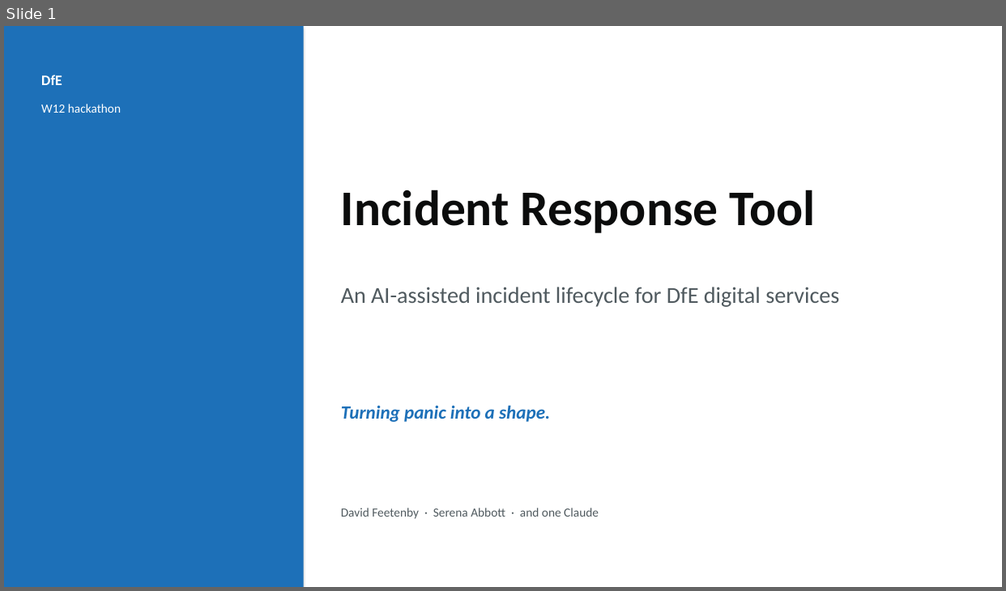
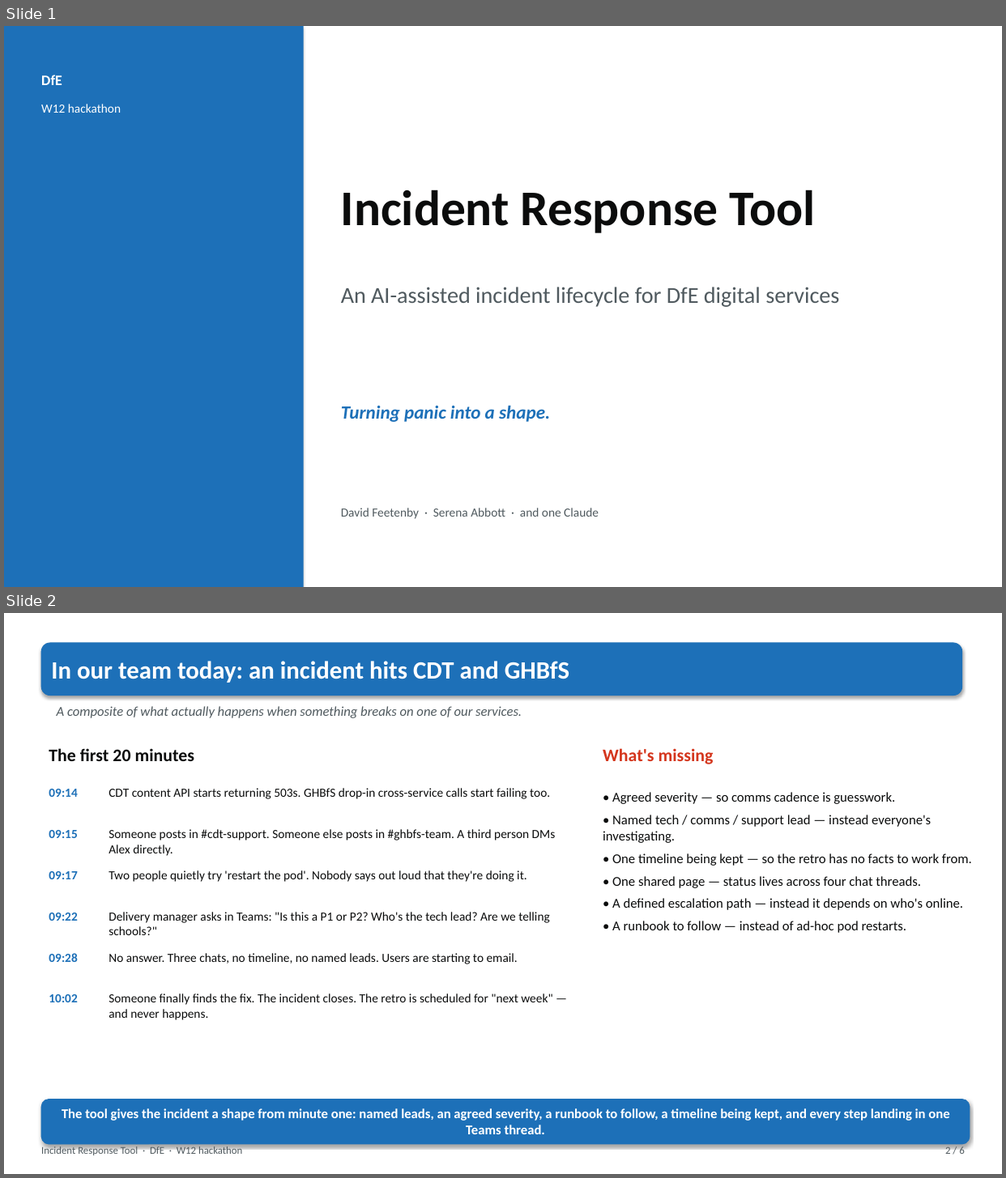
Before and after one commit to DFE-Digital/incident-response-tool, a slide deck: docs/incident-response-tool.pptx. Shown one above the other, each under a label of ours: slide 1 before the commit, slides 1 and 2 after it. The pictures are 1006x591 and 1006x1178 pixels, drawn with LibreOffice and Linux fonts; fonts in the diff are those of the drawing. Boxes give left, top, right and bottom in pixels: in the first picture for what was removed or moved away, otherwise in the second. Text is boxed around its words. In the diff, an @@ line names an element or a change of style, - is before the commit and + after.

Commit message:
Deck: CDT/GHBfS scenario intro, end on next steps, fold in manual edits
Slide 2 rewritten as a concrete "in our team today" scenario grounded
in CDT and GHBfS. Left column is a minute-by-minute timeline of what
actually happens when something breaks:

  09:14 CDT content API 503s → GHBfS cross-service calls also failing
  09:15 Chatter opens in three places
  09:17 Two people quietly try 'restart the pod'
  09:22 Delivery manager asks: P1 or P2? Who's tech lead?
  09:28 No answer. Three chats, no timeline, no named leads.
  10:02 Fix found. Retro scheduled "next week" — never happens.

Right column: what's missing (agreed severity, named leads, one
timeline, one shared page, defined escalation, a runbook to follow).
Bottom banner: the tool gives the incident a shape from minute one.

Slides 5 and 6 swapped so the deck ends on the forward-looking
"What we'd do next" rather than "What shipped".

Folded in manual edits from incident-response-tool (1).pptx so
build_deck.py is once again the single source of truth:
- Removed the "Threaded Teams replies via Graph API" bullet.
- Reworded "Slack integration mirroring the Teams path…" to a
  general "More integrations mirroring the Teams path" that names
  Slack as an example.
- Removed the "Background job for Teams posts…" bullet.
- Added "Integrate with monitoring tools (e.g. Rollbar, Sentry,
  Splunk) so incidents can be opened automatically from an alert."
- Removed the "Next: live Teams via M365 dev tenant…" callout from
  the bottom of "What shipped" — now that slide 6 covers the same
  ground the callout would be a spoiler.

```diff
--- a/docs/incident-response-tool.pptx
+++ b/docs/incident-response-tool.pptx
@@ slide 2 added at bbox=[4, 613, 1002, 1174], background #FFFFFF @@
@@ rounded rectangle added at bbox=[41, 643, 962, 696], fill #1D70B8, outline #1D70B8 0.75 pt, 24 pt, text #FFFFFF, bold @@
+In our team today: an incident hits CDT and GHBfS
@@ text added at bbox=[57, 706, 522, 718], 13 pt, text #505A5F, italic @@
+A composite of what actually happens when something breaks on one of our services.
@@ text added at bbox=[49, 748, 195, 761], 17 pt, text #0B0C0C, bold @@
+The first 20 minutes
@@ text added at bbox=[603, 748, 714, 764], 17 pt, text #D4351C, bold @@
+What's missing
@@ text added at bbox=[49, 789, 77, 797], 12 pt, text #1D70B8, bold @@
+09:14
@@ text added at bbox=[108, 788, 550, 799], 12 pt, text #0B0C0C @@
+CDT content API starts returning 503s. GHBfS drop-in cross-service calls start failing too.
@@ text added at bbox=[603, 792, 972, 933], 13 pt, text #0B0C0C @@
+• Agreed severity — so comms cadence is guesswork.
+• Named tech / comms / support lead — instead everyone's investigating.
+• One timeline being kept — so the retro has no facts to work from.
+• One shared page — status lives across four chat threads.
+• A defined escalation path — instead it depends on who's online.
+• A runbook to follow — instead of ad-hoc pod restarts.
@@ text added at bbox=[49, 830, 77, 838], 12 pt, text #1D70B8, bold @@
+09:15
@@ text added at bbox=[108, 829, 556, 856], 12 pt, text #0B0C0C @@
+Someone posts in #cdt-support. Someone else posts in #ghbfs-team. A third person DMs Alex directly.
@@ text added at bbox=[49, 871, 77, 879], 12 pt, text #1D70B8, bold @@
+09:17
@@ text added at bbox=[108, 871, 527, 882], 12 pt, text #0B0C0C @@
+Two people quietly try 'restart the pod'. Nobody says out loud that they're doing it.
@@ text added at bbox=[49, 913, 77, 921], 12 pt, text #1D70B8, bold @@
+09:22
@@ text added at bbox=[108, 912, 550, 935], 12 pt, text #0B0C0C @@
+Delivery manager asks in Teams: "Is this a P1 or P2? Who's the tech lead? Are we telling schools?"
@@ text added at bbox=[49, 953, 77, 962], 12 pt, text #1D70B8, bold @@
+09:28
@@ text added at bbox=[108, 953, 518, 965], 12 pt, text #0B0C0C @@
+No answer. Three chats, no timeline, no named leads. Users are starting to email.
@@ text added at bbox=[49, 995, 77, 1003], 12 pt, text #1D70B8, bold @@
+10:02
@@ text added at bbox=[108, 994, 552, 1020], 12 pt, text #0B0C0C @@
+Someone finally finds the fix. The incident closes. The retro is scheduled for "next week" — and never happens.
@@ rounded rectangle added at bbox=[41, 1100, 970, 1144], fill #1D70B8, outline #1D70B8 0.75 pt, 13 pt, text #FFFFFF, bold @@
+The tool gives the incident a shape from minute one: named leads, an agreed severity, a runbook to follow, a timeline being kept, and every step landing in one Teams thread.
@@ text added at bbox=[41, 1146, 242, 1158], 10 pt, text #505A5F @@
+Incident Response Tool · DfE · W12 hackathon
@@ text added at bbox=[945, 1146, 964, 1154], 10 pt, text #505A5F @@
+2 / 6
```
Also in this commit, not shown: 2 slides changed, 1 slide removed, 1 other file.
